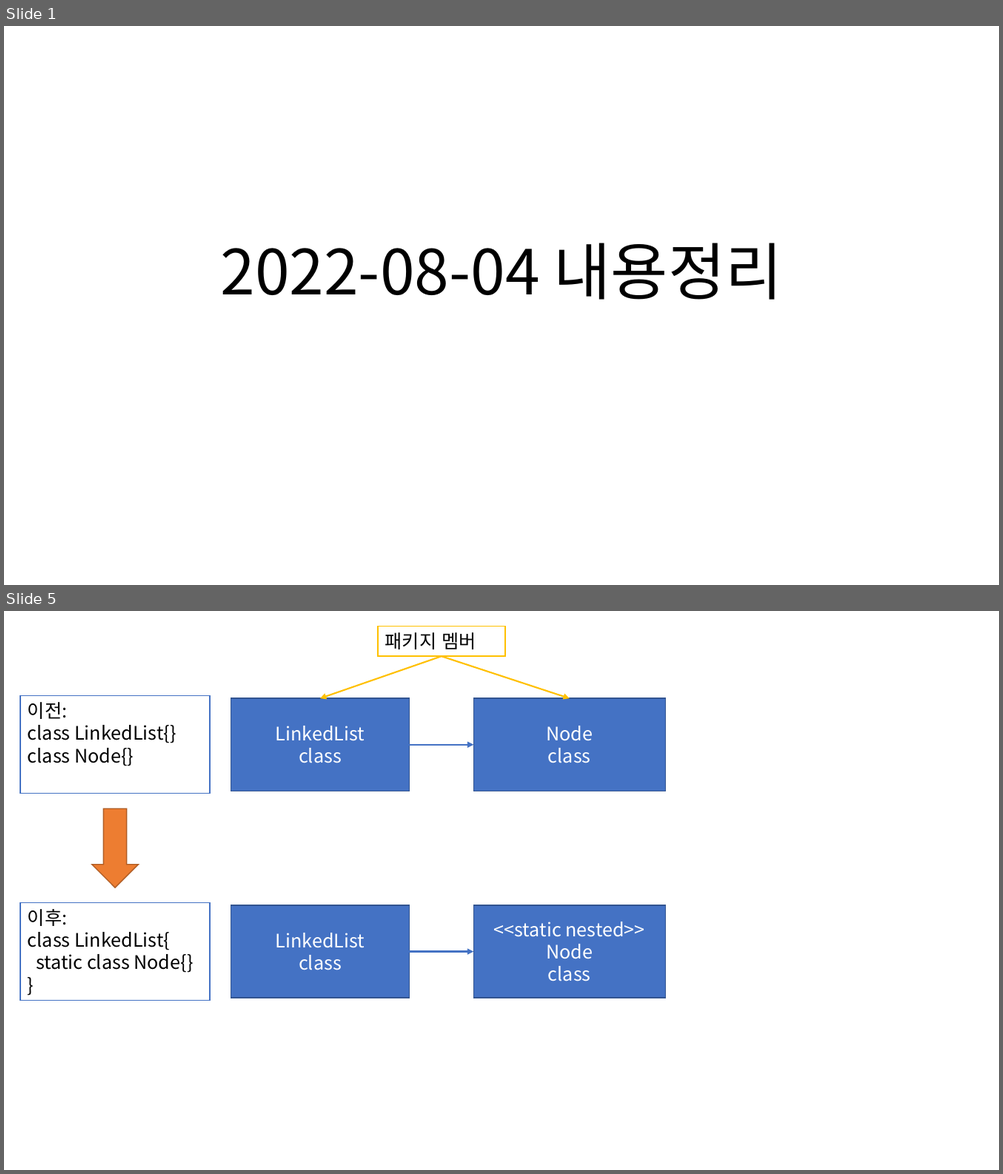
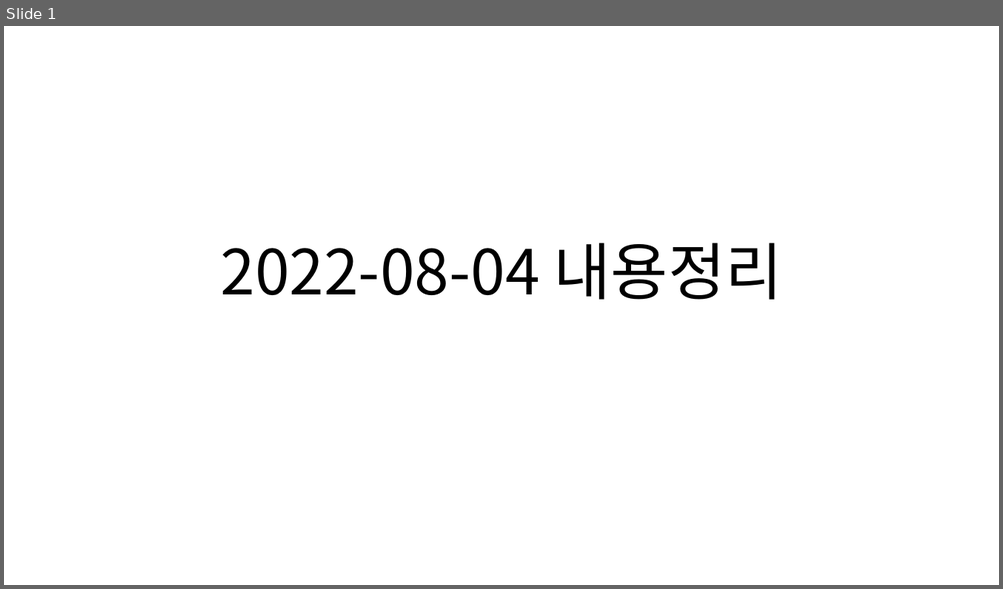
Before and after one commit to Dingadung/2022-study-workspace, a slide deck: study-note/자바/2022-08-04 내용정리 .pptx. Shown one above the other, each under a label of ours: slides 1 and 5 before the commit, slide 1 after it; the slides between them are not shown. The pictures are 1003x1174 and 1003x589 pixels, drawn with LibreOffice and Linux fonts; fonts in the diff are those of the drawing. Boxes give left, top, right and bottom in pixels: in the first picture for what was removed or moved away, otherwise in the second. Text is boxed around its words. In the diff, an @@ line names an element or a change of style, - is before the commit and + after.

```diff
--- a/study-note/자바/2022-08-04 내용정리 .pptx
+++ b/study-note/자바/2022-08-04 내용정리 .pptx
@@ slide 5 removed at [4,611,999,1170], background #FFFFFF @@
@@ rectangle removed at [378,626,506,655] @@
-패키지 멤버
@@ arrow removed from (441, 657) to (320, 698) @@
@@ arrow removed from (441, 657) to (569, 698) @@
@@ rectangle removed at [20,696,210,794] @@
-이전:
-class LinkedList{}
-class Node{}
@@ rectangle removed at [231,698,409,791] @@
-LinkedList
-class
@@ rectangle removed at [473,698,665,791] @@
-Node
-class
@@ arrow removed from (409, 744) to (473, 744) @@
@@ down arrow removed at [92,809,138,888] @@
@@ rectangle removed at [20,903,210,1000] @@
-이후:
-class LinkedList{
-static class Node{}
-}
@@ rectangle removed at [231,906,409,998] @@
-LinkedList
-class
@@ rectangle removed at [473,906,665,998] @@
-<<static nested>>
-Node
-class
@@ arrow removed from (409, 952) to (473, 952) @@
```
Also in this commit, not shown: 1 slide changed, 4 other slides removed, 17 other files.
